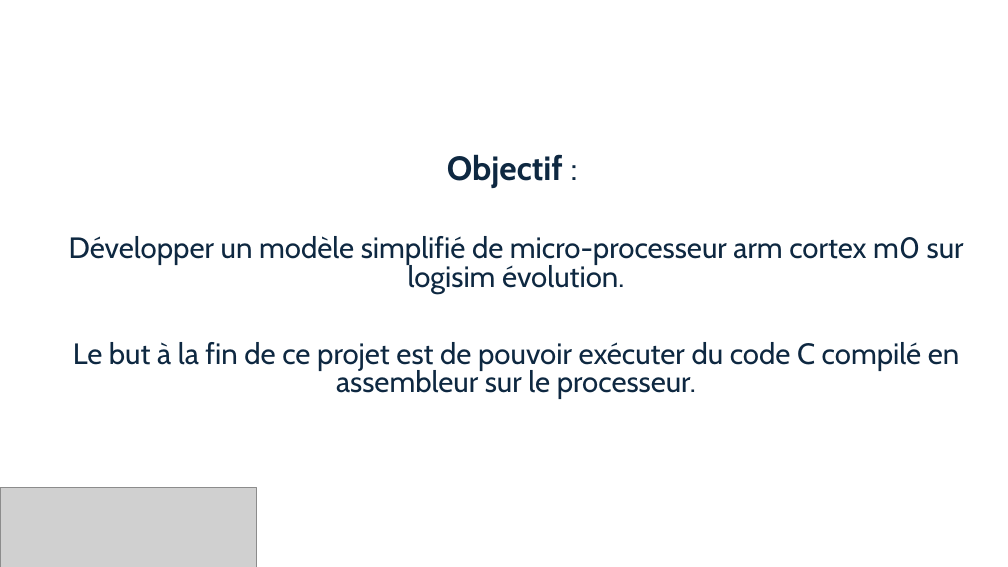
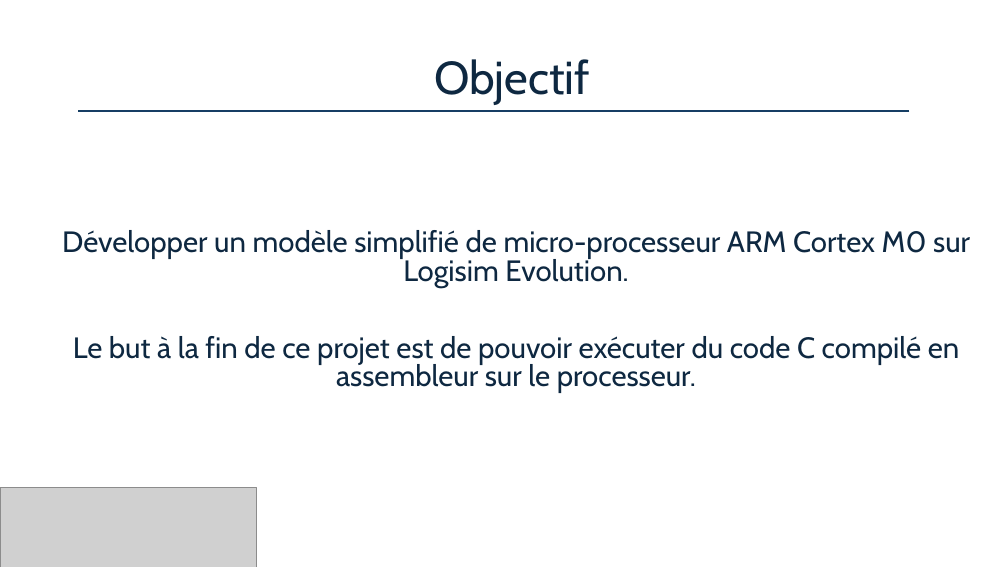
Before and after one commit to Other-Project/SI3-PARM, a slide deck: slide 2 of docs/SI3 – PARM Project - ArchiPoly.pptx. Drawn at 1008x567 pixels with LibreOffice and Linux fonts; fonts in the diff are those of the drawing; grey boxes stand for pictures. Boxes give left, top, right and bottom in pixels: in the first picture for what was removed or moved away, otherwise in the second. Text is boxed around its words. In the diff, an @@ line names an element or a change of style, - is before the commit and + after.

```diff
--- a/docs/SI3 – PARM Project - ArchiPoly.pptx
+++ b/docs/SI3 – PARM Project - ArchiPoly.pptx
@@ text "Objectif": place and size @@
-text "Objectif" at (69,154,964,399)
+text "Objectif" at (62,59,970,393)
@@ text at (62,59,970,288): text changed @@
-Objectif :
-Développer un modèle simplifié de micro-processeur arm cortex m0 sur logisim évolution.
+Objectif
+Développer un modèle simplifié de micro-processeur ARM Cortex M0 sur Logisim Evolution.
@@ line added from (910, 111) to (78, 111), #163E64 1.5 pt @@
```
Also in this commit, not shown: 8 other slides changed, 1 slide added, 1 other file.
